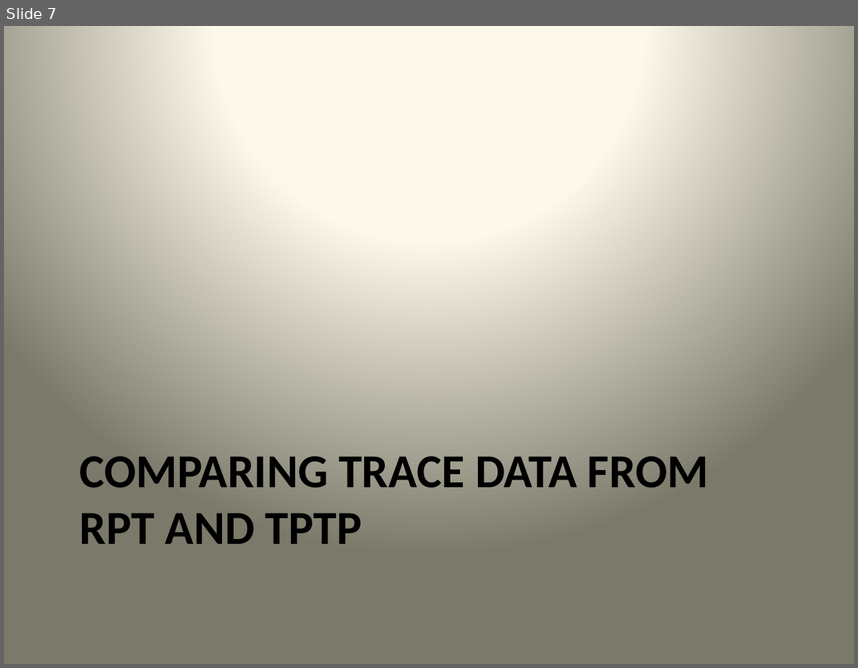
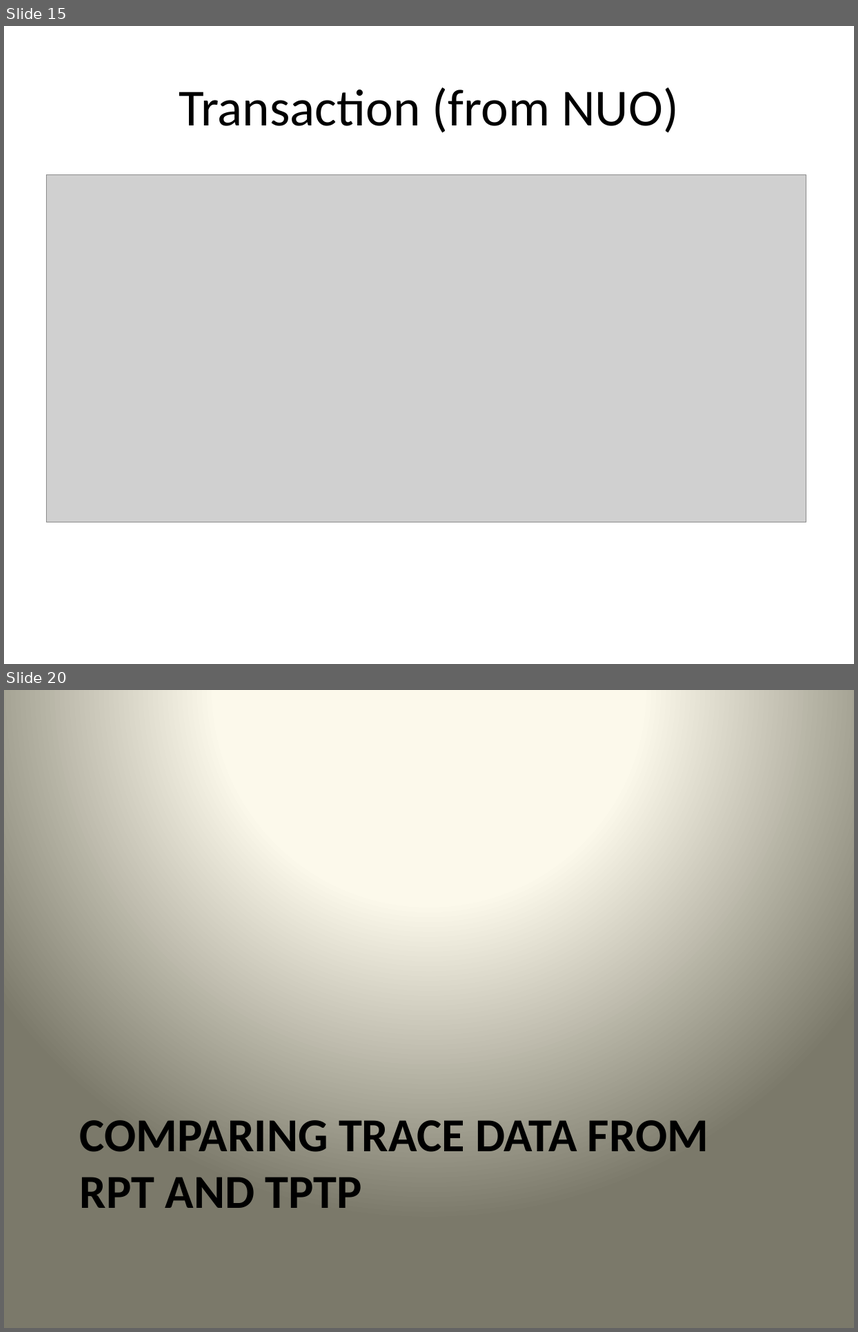
Before and after one commit to wsgan001/asegrp, a slide deck: papers/DRCPA/docs/PerfTest - Implementation.pptx. Shown one above the other, each under a label of ours: slide 7 before the commit, slides 15 and 20 after it; the slides between them are not shown. The pictures are 858x668 and 858x1332 pixels, drawn with LibreOffice and Linux fonts; fonts in the diff are those of the drawing; grey boxes stand for pictures. Boxes give left, top, right and bottom in pixels: in the first picture for what was removed or moved away, otherwise in the second. Text is boxed around its words. In the diff, an @@ line names an element or a change of style, - is before the commit and + after.

```diff
--- a/papers/DRCPA/docs/PerfTest - Implementation.pptx
+++ b/papers/DRCPA/docs/PerfTest - Implementation.pptx
@@ slide 15 added at <box>4,26,854,664</box>, background #FFFFFF @@
@@ title added at <box>179,87,678,133</box>, 44 pt, text #000000 @@
+Transaction (from NUO)
@@ picture added at <box>47,175,806,521</box> @@
@@ what was slide 7 is now slide 20 @@
```
Also in this commit, not shown: 5 slides changed, 13 other slides added, 1 slide removed, 3 other files.
